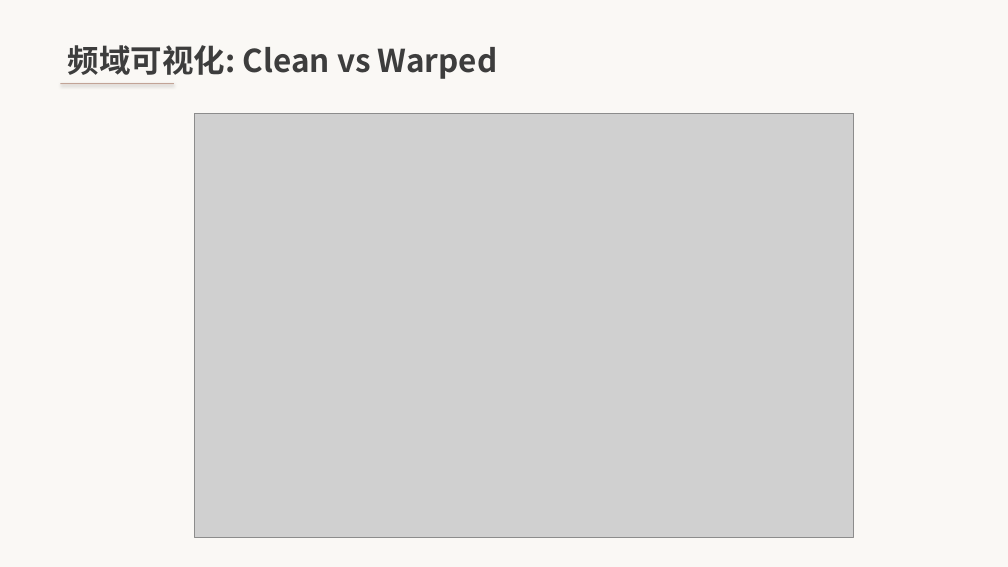
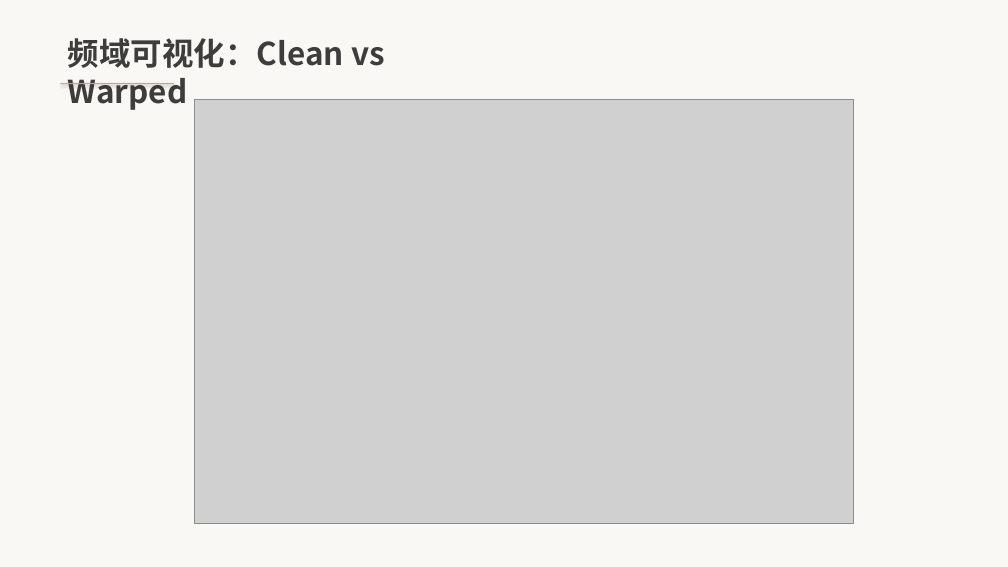
Before and after one commit to axgo-ja/NIS3353, a slide deck: slide 10 of WaNet答辩.pptx. Drawn at 1008x567 pixels with LibreOffice and Linux fonts; fonts in the diff are those of the drawing; grey boxes stand for pictures. Boxes give left, top, right and bottom in pixels: in the first picture for what was removed or moved away, otherwise in the second. Text is boxed around its words. In the diff, an @@ line names an element or a change of style, - is before the commit and + after.

```diff
--- a/WaNet答辩.pptx
+++ b/WaNet答辩.pptx
@@ text at (68, 38, 385, 110): text changed @@
-频域可视化: Clean vs Warped
+频域可视化：Clean vs Warped
@@ picture: place and size @@
-picture at (194, 113, 854, 538)
+picture at (194, 99, 854, 523)
```
Also in this commit, not shown: 14 other slides changed, 7 other files.
